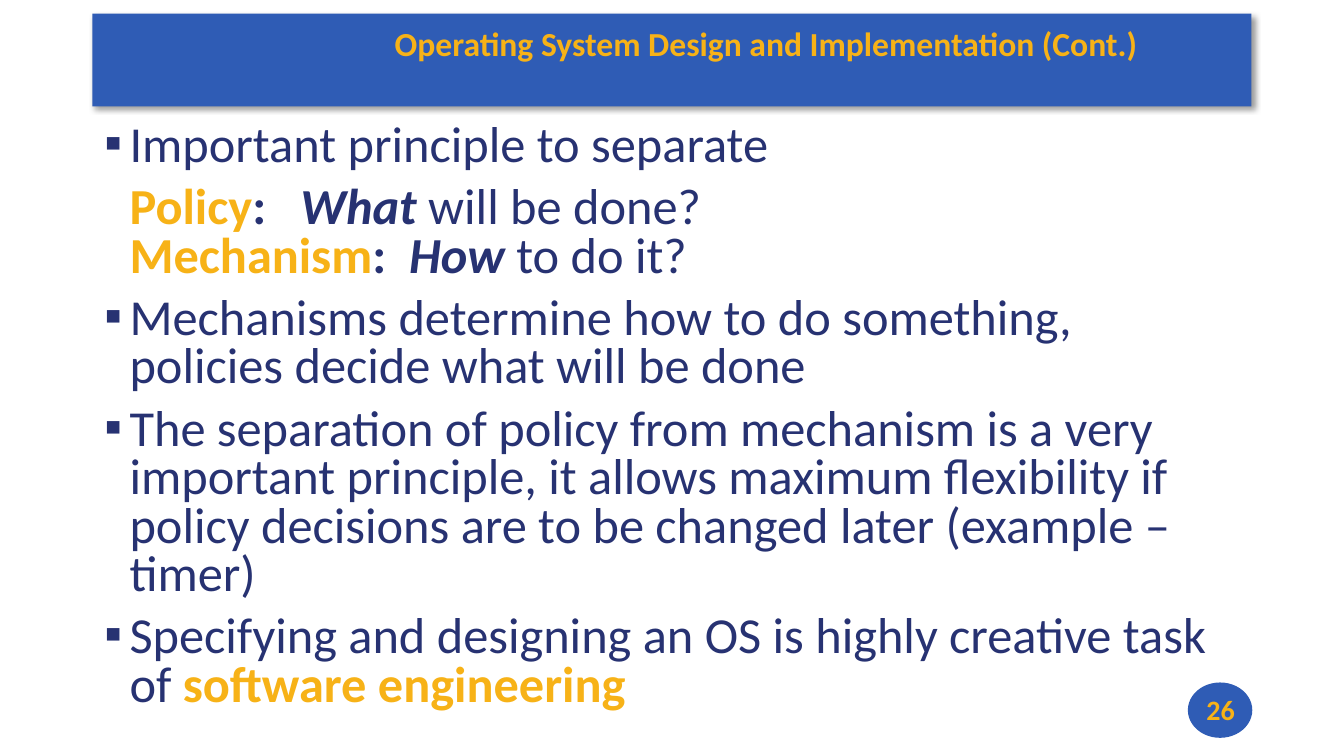
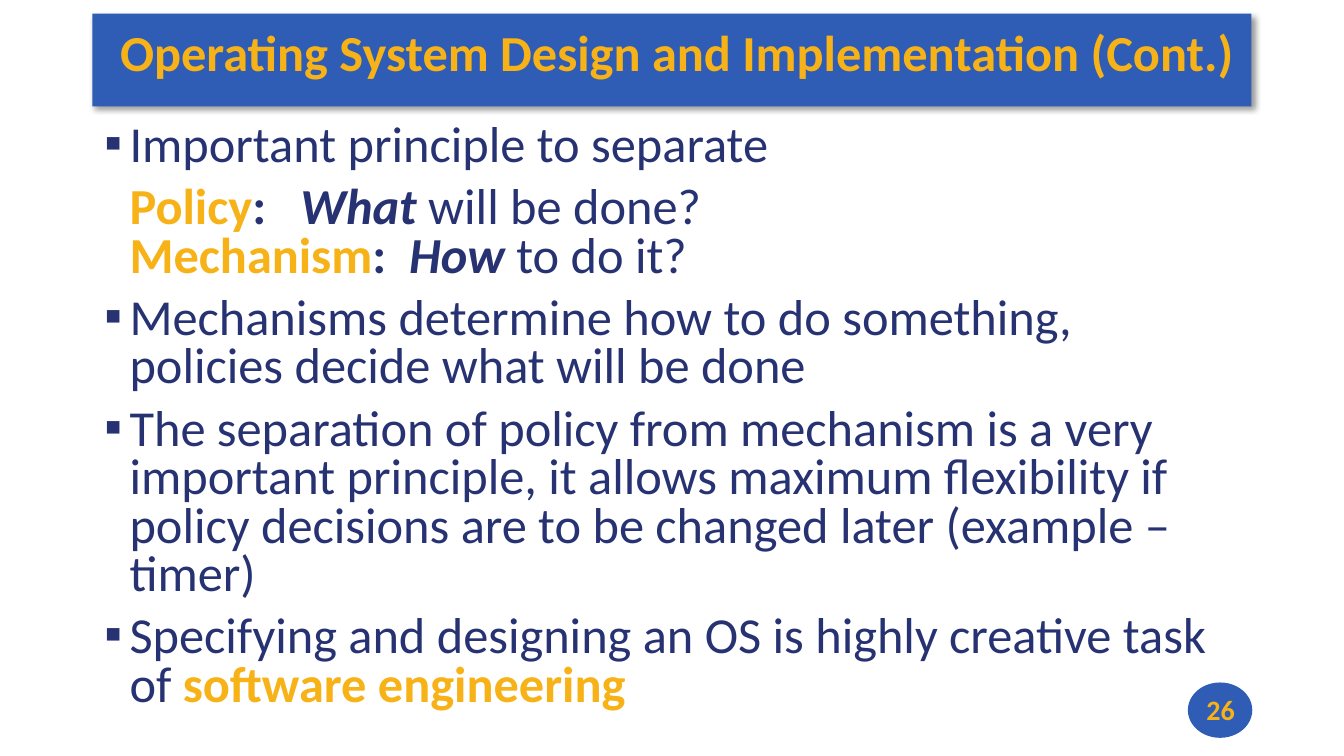
Before and after one commit to andrewt0301/hse-acos-course, a slide deck: slide 26 of docs/part2os/03_SystemCalls/OS_Lecture_03.pptx. Drawn at 1344x756 pixels with LibreOffice and Linux fonts; fonts in the diff are those of the drawing. Boxes give left, top, right and bottom in pixels: in the first picture for what was removed or moved away, otherwise in the second. Text is boxed around its words. In the diff, an @@ line names an element or a change of style, - is before the commit and + after.

```diff
--- a/docs/part2os/03_SystemCalls/OS_Lecture_03.pptx
+++ b/docs/part2os/03_SystemCalls/OS_Lecture_03.pptx
@@ title "Operating System Design and Implementation ...": place and size @@
-title "Operating System Design and Implementation ..." at (395, 31, 1137, 62)
+title "Operating System Design and Implementation ..." at (120, 34, 1234, 80)
@@ title "Operating System Design and Implementation ..." at (120, 34, 1234, 80): size 24 to 36 pt @@
```
Also in this commit, not shown: 2 other slides changed, 2 other files.
